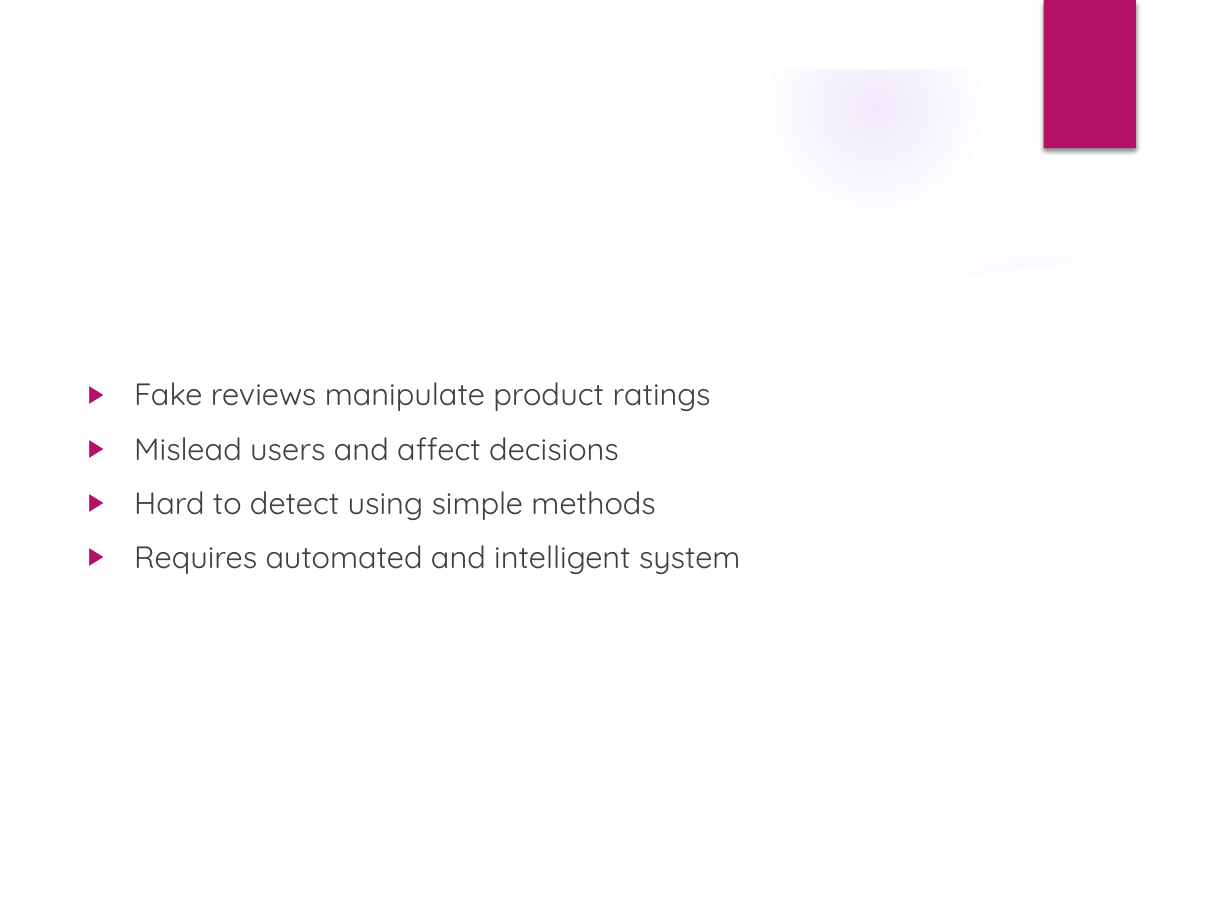
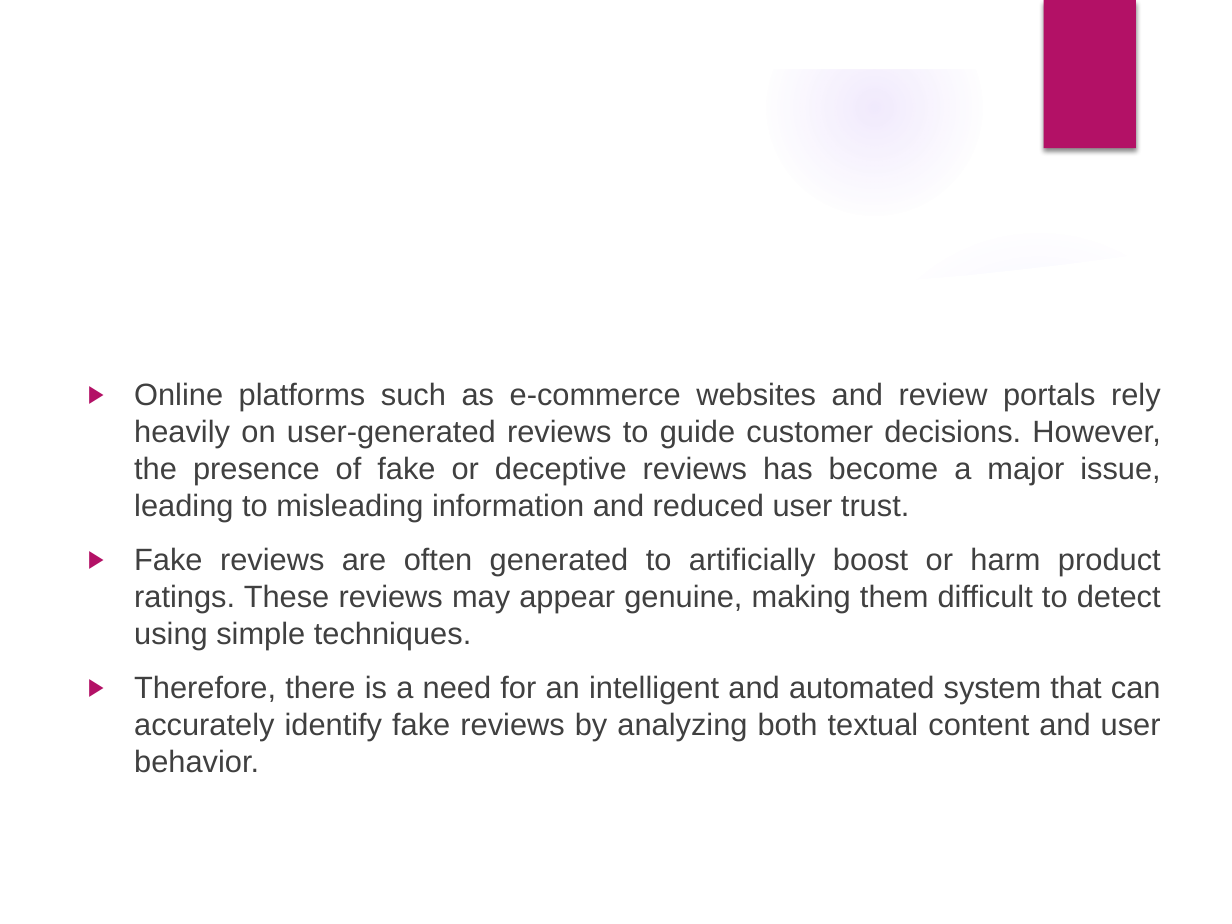
Before and after one commit to 24-Pranav/Fake_Review_Detection, a slide deck: slide 4 of documentation/Fake_Review_Detection_Presentation.pptx. Drawn at 1232x924 pixels with LibreOffice and Linux fonts; fonts in the diff are those of the drawing; background and template pictures are left out. Boxes give left, top, right and bottom in pixels: in the first picture for what was removed or moved away, otherwise in the second. Text is boxed around its words. In the diff, an @@ line names an element or a change of style, - is before the commit and + after.

```diff
--- a/documentation/Fake_Review_Detection_Presentation.pptx
+++ b/documentation/Fake_Review_Detection_Presentation.pptx
@@ text at bbox=[134, 382, 1161, 773]: text changed; font Quicksand to Arial @@
-▶ Fake reviews manipulate product ratings
-▶ Mislead users and affect decisions
-▶ Hard to detect using simple methods
-▶ Requires automated and intelligent system
+▶ Online platforms such as e-commerce websites and review portals rely heavily on user-generated reviews to guide customer decisions. However, the presence of fake or deceptive reviews has become a major issue, leading to misleading information and reduced user trust.
+▶ Fake reviews are often generated to artificially boost or harm product ratings. These reviews may appear genuine, making them difficult to detect using simple techniques.
+▶ Therefore, there is a need for an intelligent and automated system that can accurately identify fake reviews by analyzing both textual content and user behavior.
```
Also in this commit, not shown: 6 other slides changed, 2 slides added, 1 other file.
